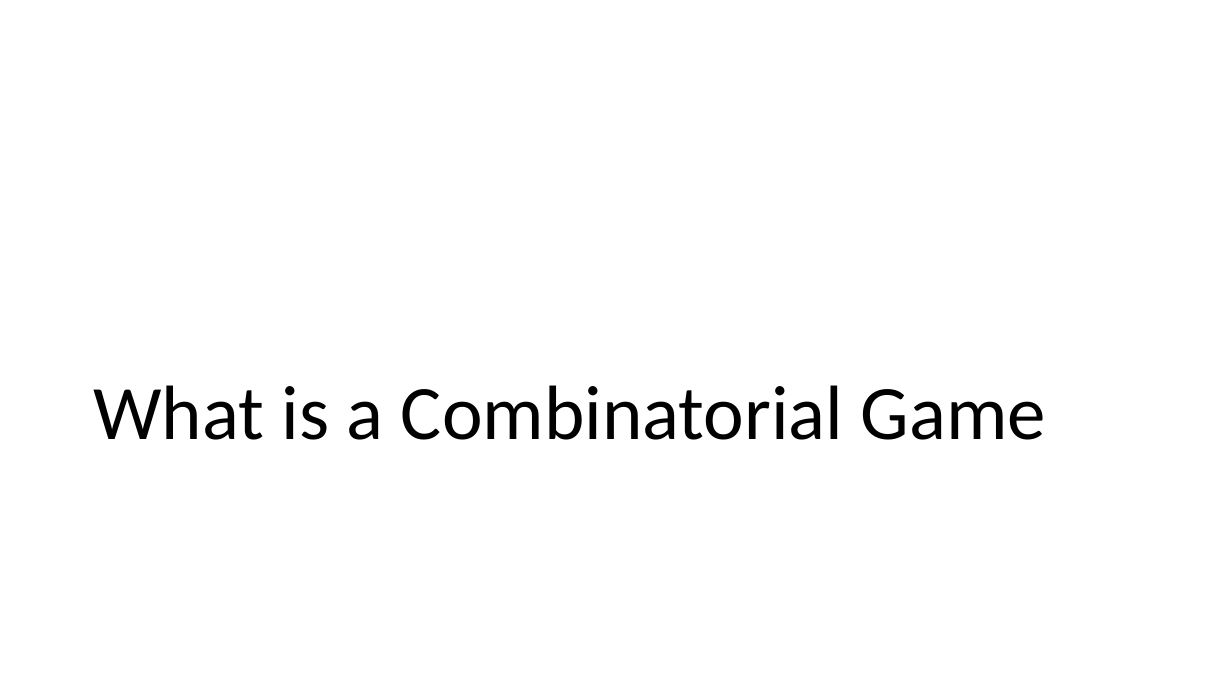
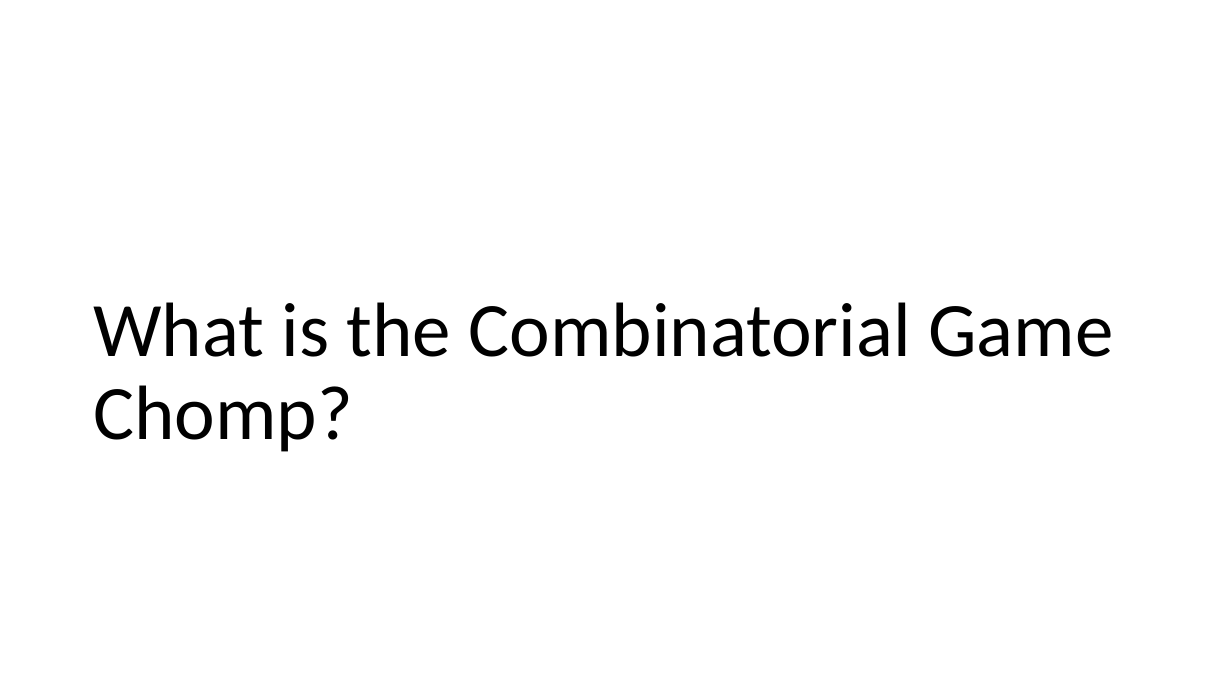
Before and after one commit to EzraSkwarka/Math-Capstone, a slide deck: slide 3 of Presentation/Mat Cap draft.pptx. Drawn at 1232x693 pixels with LibreOffice and Linux fonts; fonts in the diff are those of the drawing. Boxes give left, top, right and bottom in pixels: in the first picture for what was removed or moved away, otherwise in the second. Text is boxed around its words. In the diff, an @@ line names an element or a change of style, - is before the commit and + after.

```diff
--- a/Presentation/Mat Cap draft.pptx
+++ b/Presentation/Mat Cap draft.pptx
@@ title at (93, 302, 1113, 452): text changed @@
-What is a Combinatorial Game
+What is the Combinatorial Game Chomp?
```
Also in this commit, not shown: 11 other slides changed, 9 slides added, 1 slide removed.
